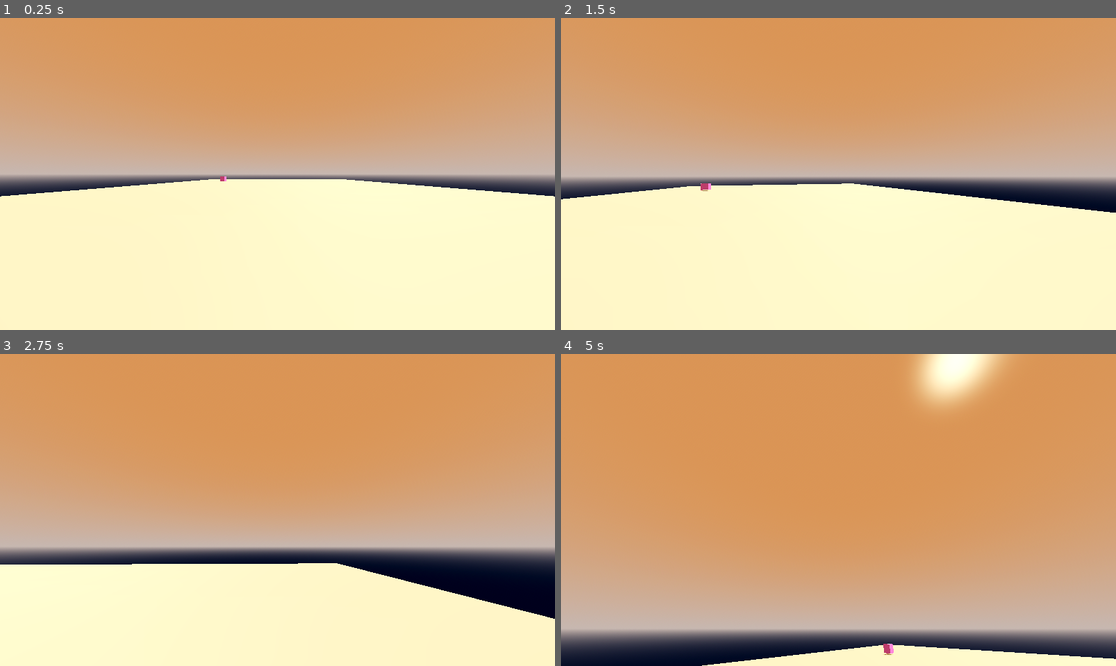
Above: before the commit, frames 1-4 (two rows, left to right).
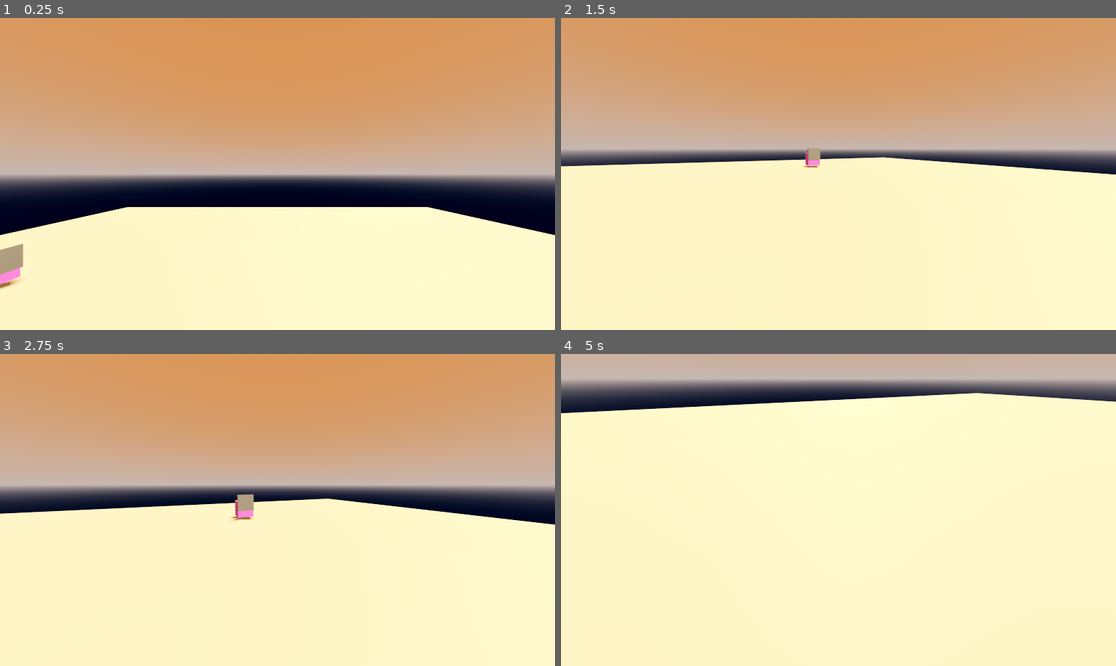
Above: after the commit, the same moments.

Repository: Slippery-Marker/TMTV_SJ2025
Game: Godot game, scene res://Scenes/Levels/test.tscn
Two runs of this game, one before a commit and one after it. Both use one fixed random seed, a clock stepped at 60 frames per second and the inputs below. The project has no main scene, so this scene is started directly.
Inputs (mouse positions are in pixels of both pictures, inside the frame that each line leads up to):
- Up to frame 1 (0.25 s): no input
- Up to frame 2 (1.5 s): move the mouse to (866, 174) at 0.52 s; hold W (mforward) 0.53-1.28 s; hold Middle mouse button (act3) 0.53-1.28 s; tap Space (jump) at 0.77 s; tap F (int1) at 0.8, 1.35 s; move the mouse to (727, 189) at 1.27 s; hold S (mbackward) from 1.28 s (still down)
- Up to frame 3 (2.75 s): tap Space (jump) at 1.52 s; tap Tab (act4, bound only after the commit) at 1.55 s; move the mouse to (288, 503) at 2.02 s; release S (mbackward) at 2.03 s; hold W (mforward) from 2.03 s (still down); hold Tab (act4, bound only after the commit) from 2.03 s (still down); tap Middle mouse button (act3) at 2.3 s
- Up to frame 4 (5 s): move the mouse to (832, 516) at 2.77 s; release Tab (act4, bound only after the commit) at 2.78 s; tap Middle mouse button (act3) at 2.85, 4.55 s; tap Space (jump) at 3.02, 3.77, 4.52 s; tap F (int1) at 3.05, 3.6 s; move the mouse to (1005, 556) at 3.52 s; release W (mforward) at 3.53 s; hold A (mleftward) 3.53-4.28 s; hold Tab (act4, bound only after the commit) 3.53-4.28 s; move the mouse to (794, 506) at 4.27 s; hold W (mforward) from 4.28 s (still down); tap Tab (act4, bound only after the commit) at 4.35 s

The runs differ from the first frame. In frame 1, 9.4% of the frame differs, in the area x 0-100%, y 50-88%; in frame 2, 23%; in frame 3, 48%; in frame 4, 97%, in the area x 0-100%, y 0-100%.

Commit message:
interaction system setup (base)
player can now interact with objects chosen to be interacted with.

Diff:
--- a/Scenes/Levels/test.tscn
+++ b/Scenes/Levels/test.tscn
@@ -1,5 +1,6 @@
-[gd_scene load_steps=6 format=3 uid="uid://dnjra2ol5vbe8"]
+[gd_scene load_steps=7 format=3 uid="uid://dnjra2ol5vbe8"]
 
+[ext_resource type="Script" uid="uid://i3y07yc7nimg" path="res://programs/object_brain.gd" id="1_1m5gc"]
 [ext_resource type="PackedScene" uid="uid://xgxdbavmpxxa" path="res://scenes/PB/Player.tscn" id="1_cmgem"]
 
 [sub_resource type="ProceduralSkyMaterial" id="ProceduralSkyMaterial_cmgem"]
@@ -37,7 +38,7 @@
 size = Vector3(41.731445, 0.087890625, 56.51758)
 
 [node name="PlayerController" parent="." instance=ExtResource("1_cmgem")]
-transform = Transform3D(1, 0, 0, 0, 1, 0, 0, 0, 1, 0, 0.41574514, 21.194271)
+transform = Transform3D(1, 0, 0, 0, 1, 0, 0, 0, 1, 0, 3.3782954, -6.0653076)
 mouse_sensitivity = 0.3
 
 [node name="TestObject" type="CSGBox3D" parent="."]
@@ -45,3 +46,8 @@
 material_override = SubResource("StandardMaterial3D_cmgem")
 use_collision = true
 collision_mask = 0
+script = ExtResource("1_1m5gc")
+
+[node name="CSGBox3D2" type="CSGBox3D" parent="."]
+transform = Transform3D(0.21, 0, 0, 0, 1, 0, 0, 0, 1, -11.185597, 1.1136947, -12.8467865)
+use_collision = true
--- a/Scenes/PB/Player.tscn
+++ b/Scenes/PB/Player.tscn
@@ -21,5 +21,33 @@
 
 [node name="PlayerRay" type="RayCast3D" parent="CameraController/PlayerCamera"]
 unique_name_in_owner = true
+target_position = Vector3(0, 0, -1)
 collision_mask = 3
 collide_with_areas = true
+
+[node name="CanvasLayer" type="CanvasLayer" parent="."]
+follow_viewport_enabled = true
+
+[node name="BoxContainer" type="BoxContainer" parent="CanvasLayer"]
+anchors_preset = 8
+anchor_left = 0.5
+anchor_top = 0.5
+anchor_right = 0.5
+anchor_bottom = 0.5
+offset_left = -80.5
+offset_top = 26.0
+offset_right = 80.5
+offset_bottom = 49.0
+grow_horizontal = 2
+grow_vertical = 2
+size_flags_horizontal = 4
+size_flags_vertical = 4
+alignment = 1
+
+[node name="InteractText" type="Label" parent="CanvasLayer/BoxContainer"]
+unique_name_in_owner = true
+layout_mode = 2
+size_flags_horizontal = 4
+text = "PRESS [F] TO PICK UP"
+horizontal_alignment = 1
+vertical_alignment = 1
--- /dev/null
+++ b/programs/inventory_manager.gd
@@ -0,0 +1,8 @@
+class_name inventory_manager
+extends RefCounted
+func collect_tape():
+	pass
+func collect_key():
+	pass
+func collect_item():
+	pass
--- /dev/null
+++ b/programs/object_brain.gd
@@ -0,0 +1,18 @@
+class_name object_brain
+extends Node3D
+enum behaviour{collectible=0,recipient=1,animator=2,destroyable=3}
+@export var behavior:behaviour=behaviour.destroyable
+func interact() -> void:
+	# Logic is now based on the new 'behavior' enum
+	match behavior:
+		0:
+			print("Running COLLECTIBLE interaction logic.")
+		1:
+			print("Running RECIPIENT interaction logic.")
+		2:
+			print("Running ANIMATOR interaction logic.")
+		3:
+			print("Running DESTROYABLE interaction logic.")
+			queue_free()
+func get_behavior():
+	return behavior
--- a/programs/player_brain.gd
+++ b/programs/player_brain.gd
@@ -1,7 +1,9 @@
 class_name player_brain
 extends CharacterBody3D
+#NOTE: Logic Instantiation Variables
 var movement: player_movement
 var mmouse:player_movement_mouse_influence
+var interact:player_object_interaction
 #NOTE: Changable Settings
 @export var camera_rotation_up:=deg_to_rad(+85)
 @export var camera_rotation_down:=deg_to_rad(-85)
@@ -10,25 +12,24 @@
 	Input.mouse_mode=Input.MOUSE_MODE_CAPTURED
 	movement = player_movement.new()
 	mmouse=player_movement_mouse_influence.new()
+	interact=player_object_interaction.new()
 	movement.set_character_node(self)
 	mmouse.set_camera_player_node(%CameraController,self)
 	mmouse.set_rotation_limit(camera_rotation_up,camera_rotation_down)
 	mmouse.set_mouse_sensitivity(mouse_sensitivity)
+	interact.set_raycast(%PlayerRay, %InteractText)
 func _process(delta: float) -> void:
+	if Input.mouse_mode == Input.MOUSE_MODE_CAPTURED:
 		mmouse.update_camera(delta)
-func _physics_process(delta: float) -> void:
-	movement.handle_movement(delta)
+		movement.handle_movement(delta)
+	interact._process()
 func _input(event):
 	#NOTE: Closes game with ESC.
 	if event.is_action_pressed("exit"):
 		get_tree().quit()
-#NOTE: i will clean this up later (logic needs to be in seperate file)
-	#NOTE: Mouse capture Toggle (middle mouse OR tab key OR even L key)
-	if event.is_action_pressed("act3"):
-		if Input.mouse_mode == Input.MOUSE_MODE_CAPTURED:
-			Input.mouse_mode = Input.MOUSE_MODE_VISIBLE
-		elif Input.mouse_mode == Input.MOUSE_MODE_VISIBLE:
-			Input.mouse_mode = Input.MOUSE_MODE_CAPTURED
+	#NOTE: Mouse capture Toggle (Tab key OR L key)
+	if event.is_action_pressed("act4"):
+		mmouse.mouse_toggle()
 	if Input.mouse_mode == Input.MOUSE_MODE_CAPTURED && event is InputEventMouseMotion:
 		mmouse.mouse_update(event)
 # NOTE?: i got modular gdscript files in my directory i'm instancing my code for better performance right now i'm improving my coding skills. i'm a object oriented programming programmer man i'm a performance valuing developer for real.
--- a/programs/player_movement_mouse_influence.gd
+++ b/programs/player_movement_mouse_influence.gd
@@ -39,4 +39,9 @@
 	_camera.rotation.z=0
 	_rotation=0
 	_tilt=0
+func mouse_toggle():
+		if Input.mouse_mode == Input.MOUSE_MODE_CAPTURED:
+			Input.mouse_mode = Input.MOUSE_MODE_VISIBLE
+		elif Input.mouse_mode == Input.MOUSE_MODE_VISIBLE:
+			Input.mouse_mode = Input.MOUSE_MODE_CAPTURED
 #NOTE: this one code nearly had me punch something, following the tutorials is one thing, understanding the code and tu …(229 unchanged characters)…
--- /dev/null
+++ b/programs/player_object_interaction.gd
@@ -0,0 +1,23 @@
+class_name player_object_interaction
+extends RefCounted
+var _ray:RayCast3D
+var _label:Label
+var _objbrain:player_object_interaction
+func set_raycast(ray:RayCast3D,label:Label)->void:
+	_ray=ray
+	_label=label
+func _ready()->void:
+	_objbrain=player_object_interaction.new()
+func _process()->void:
+	if _ray.is_colliding():
+		var targetcoll=_ray.get_collider()
+		if targetcoll != null && targetcoll.has_method("interact"):
+			_label.show()
+			#communicates the interaction
+			if Input.is_action_just_pressed("int1"):
+				targetcoll.interact()
+		else:
+			_label.hide()
+	else:
+		_label.hide()
+#gang i might be stupid, i attached the "Object script" to the floor in the test scene and thought this was broken 😭😭😭😭
--- a/project.godot
+++ b/project.godot
@@ -78,10 +78,19 @@
 act3={
 "deadzone": 0.2,
 "events": [Object(InputEventMouseButton,"resource_local_to_scene":false,"resource_name":"","device":-1,"window_id":0,"a …(258 unchanged characters)…
-, Object(InputEventKey,"resource_local_to_scene":false,"resource_name":"","device":-1,"window_id":0,"alt_pressed":false,"shift_pressed":false,"ctrl_pressed":false,"meta_pressed":false,"pressed":false,"keycode":0,"physical_keycode":4194306,"key_label":0,"unicode":0,"location":0,"echo":false,"script":null)
-, Object(InputEventKey,"resource_local_to_scene":false,"resource_name":"","device":-1,"window_id":0,"alt_pressed":false,"shift_pressed":false,"ctrl_pressed":false,"meta_pressed":false,"pressed":false,"keycode":0,"physical_keycode":76,"key_label":0,"unicode":1605,"location":0,"echo":false,"script":null)
 ]
 }
+act4={
+"deadzone": 0.2,
+"events": [Object(InputEventKey,"resource_local_to_scene":false,"resource_name":"","device":-1,"window_id":0,"alt_pressed":false,"shift_pressed":false,"ctrl_pressed":false,"meta_pressed":false,"pressed":false,"keycode":0,"physical_keycode":4194306,"key_label":0,"unicode":0,"location":0,"echo":false,"script":null)
+, Object(InputEventKey,"resource_local_to_scene":false,"resource_name":"","device":-1,"window_id":0,"alt_pressed":false,"shift_pressed":false,"ctrl_pressed":false,"meta_pressed":false,"pressed":false,"keycode":0,"physical_keycode":76,"key_label":0,"unicode":108,"location":0,"echo":false,"script":null)
+]
+}
+
+[layer_names]
+
+3d_physics/layer_1="World"
+3d_physics/layer_2="Interactables"
 
 [physics]
 
@@ -90,3 +99,4 @@
 [rendering]
 
 renderer/rendering_method="mobile"
+anti_aliasing/quality/msaa_3d=3
Not shown, added: programs/inventory_manager.gd.uid
Not shown, added: programs/object_brain.gd.uid
Not shown, added: programs/player_object_interaction.gd.uid
